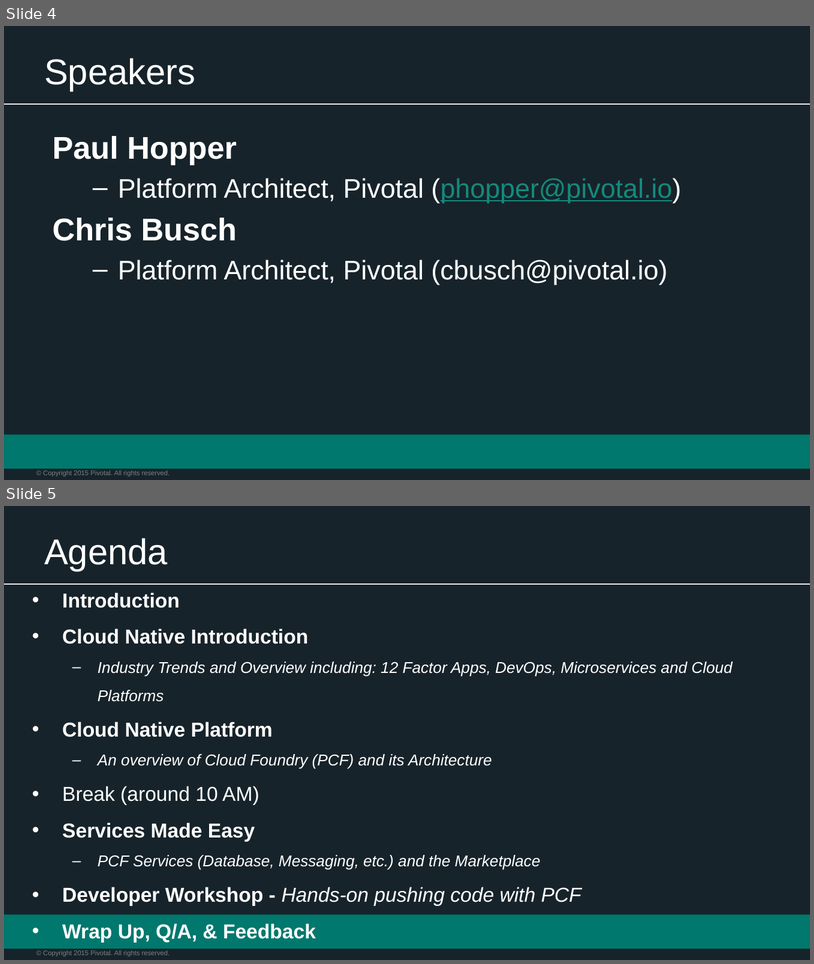
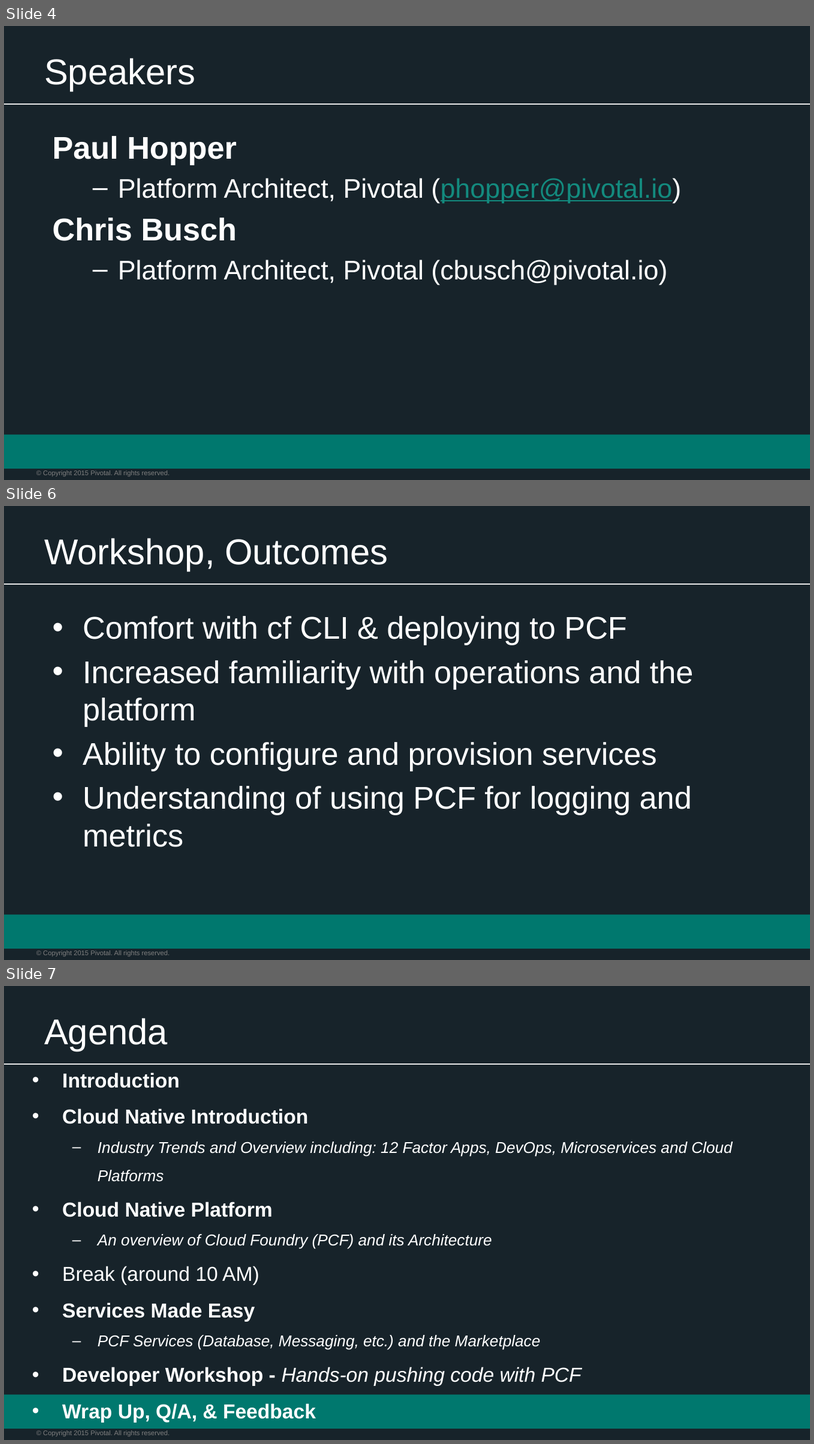
Before and after one commit to phopper-pivotal/PCF-Workshop-Carfax, a slide deck: presentations/0-Workshop-Kickoff.pptx. Shown one above the other, each under a label of ours: slides 4 and 5 before the commit, slides 4, 6 and 7 after it; the slides between them are not shown. The pictures are 814x964 and 814x1444 pixels, drawn with LibreOffice and Linux fonts; fonts in the diff are those of the drawing; background and template pictures are left out. Boxes give left, top, right and bottom in pixels: in the first picture for what was removed or moved away, otherwise in the second. Text is boxed around its words. In the diff, an @@ line names an element or a change of style, - is before the commit and + after.

```diff
--- a/presentations/0-Workshop-Kickoff.pptx
+++ b/presentations/0-Workshop-Kickoff.pptx
@@ slide 6 added at (x1=4, y1=506, x2=810, y2=960), background #17232A; not listed: 3 template elements that a slide beside it also shows @@
@@ title added at (x1=44, y1=538, x2=388, y2=571), 32 pt, text #FFFFFF @@
+Workshop, Outcomes
@@ text added at (x1=83, y1=616, x2=694, y2=847), 28 pt, text #FFFFFF @@
+• Comfort with cf CLI & deploying to PCF
+• Increased familiarity with operations and the platform
+• Ability to configure and provision services
+• Understanding of using PCF for logging and metrics
@@ what was slide 5 is now slide 7 @@
```
Also in this commit, not shown: 1 other slide added, 1 other file.
